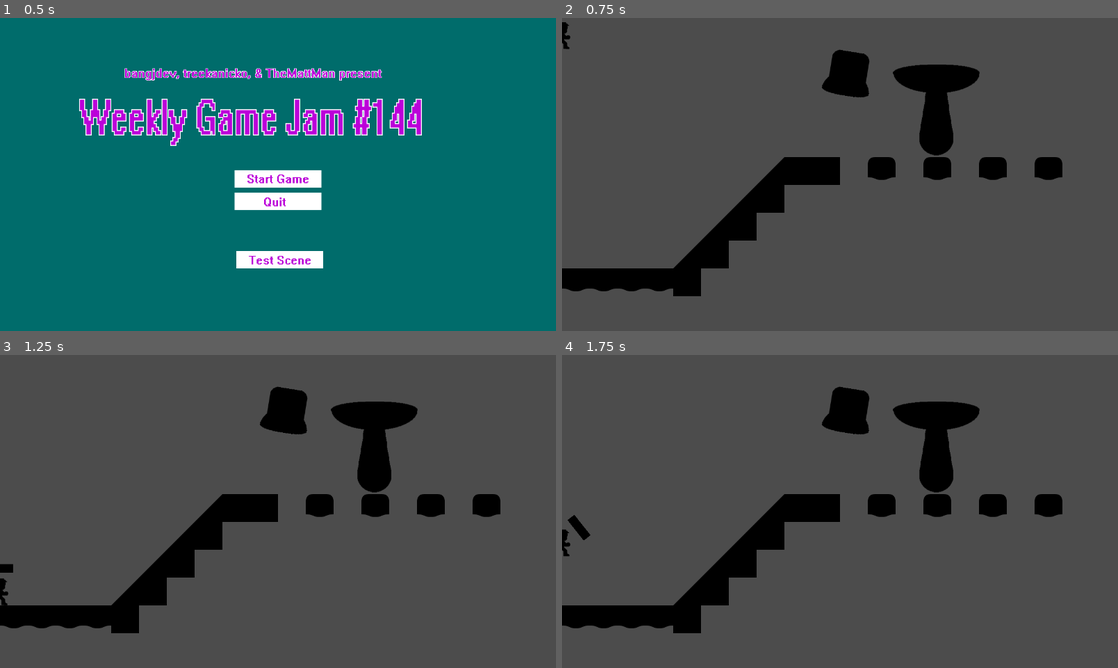
Above: before the commit, frames 1-4 (two rows, left to right).
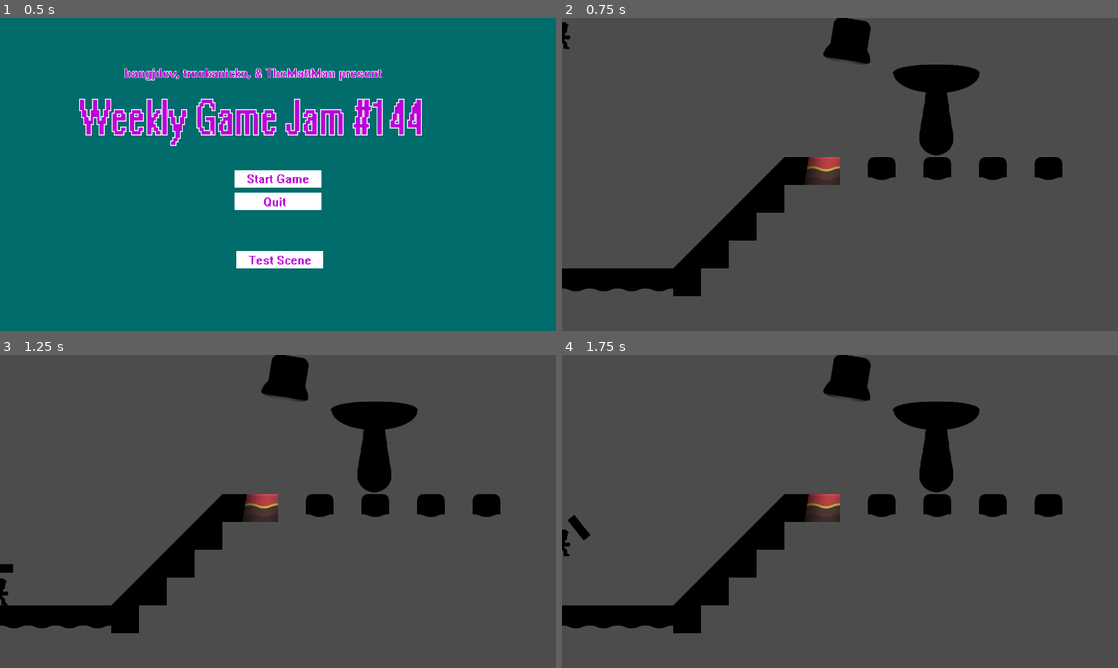
Above: after the commit, the same moments.

Repository: bangjdev/the-guiding-light
Game: Godot game, scene res://Title.tscn
Same seed, same stepped clock (60 frames per second), same inputs: the game is played once before the commit and once after it.
Inputs (mouse positions are in pixels of both pictures, inside the frame that each line leads up to):
- Up to frame 1 (0.5 s): no input
- Up to frame 2 (0.75 s): click (840, 177) at 0.5 s
- Up to frame 3 (1.25 s): no input
- Up to frame 4 (1.75 s): hold Right (p1_mirror_right) from 1.28 s (still down); tap Space (p1_jump) at 1.52 s

Frame 1 is identical in both runs. In frame 2, 2.1% of the frame differs, in the area x 43-56%, y 0-54%; in frame 3, 2.1%; in frame 4, 2.1%.

Commit message:
Add lightsource to solargenerator for testing purpose and fix bug in rotating mirror RotatingMirror had a collision shape type LineCollisionShape, but it's not good because line isn't limited Changed to SegmentCollisionShape, now the lightsource is detecting playerMirrorCollision

Diff:
--- a/LightCast.tscn
+++ b/LightCast.tscn
@@ -11,15 +11,20 @@
 enabled = false
 texture = ExtResource( 1 )
 offset = Vector2( 600, 0 )
+range_item_cull_mask = 7
 script = ExtResource( 2 )
 
 [node name="Ray_Left" type="RayCast2D" parent="Light"]
 position = Vector2( 0, -50 )
 cast_to = Vector2( 8000, 0 )
+collision_mask = 2
 
 [node name="Ray_Mid" type="RayCast2D" parent="Light"]
 cast_to = Vector2( 8000, 0 )
+collision_mask = 2
 
 [node name="Ray_Right" type="RayCast2D" parent="Light"]
 position = Vector2( 0, 50 )
 cast_to = Vector2( 8000, 0 )
+collision_mask = 2
+collide_with_areas = true
--- a/RotatingMirror.tscn
+++ b/RotatingMirror.tscn
@@ -6,7 +6,9 @@
 
 [sub_resource type="RectangleShape2D" id=1]
 
-[sub_resource type="LineShape2D" id=2]
+[sub_resource type="SegmentShape2D" id=2]
+a = Vector2( -97.7877, -0.27858 )
+b = Vector2( 98.2732, -1.07301 )
 
 [node name="RotatingMirror" type="KinematicBody2D"]
 z_index = -1
--- a/SolarGenerator.tscn
+++ b/SolarGenerator.tscn
@@ -1,15 +1,16 @@
-[gd_scene load_steps=7 format=2]
+[gd_scene load_steps=8 format=2]
 
 [ext_resource path="res://script/SolarGenerator.gd" type="Script" id=1]
 [ext_resource path="res://assets/solar_power/solar_panel_generator.png" type="Texture" id=2]
-[ext_resource path="res://assets/light_textures/CircularLight.png" type="Texture" id=3]
+[ext_resource path="res://texture/texture.png" type="Texture" id=3]
+[ext_resource path="res://script/LightCast.gd" type="Script" id=4]
 
-[sub_resource type="OccluderPolygon2D" id=3]
+[sub_resource type="OccluderPolygon2D" id=1]
 polygon = PoolVector2Array( 41.9989, -53.8473, 39.7906, -48.8786, 38.1344, -44.462, 37.0302, -39.8613, 35.9261, -34.708 …(434 unchanged characters)…
 
-[sub_resource type="CircleShape2D" id=1]
+[sub_resource type="CircleShape2D" id=2]
 
-[sub_resource type="CircleShape2D" id=2]
+[sub_resource type="CircleShape2D" id=3]
 
 [node name="SolarGenerator" type="KinematicBody2D"]
 script = ExtResource( 1 )
@@ -19,20 +20,39 @@
 texture = ExtResource( 2 )
 
 [node name="LightOccluder2D" type="LightOccluder2D" parent="GeneratorSprite"]
-occluder = SubResource( 3 )
+occluder = SubResource( 1 )
 
 [node name="GeneratorCollisionShape" type="CollisionShape2D" parent="."]
 scale = Vector2( 5, 5.5 )
-shape = SubResource( 1 )
+shape = SubResource( 2 )
 
 [node name="LightCollisionShape" type="CollisionShape2D" parent="."]
 position = Vector2( 40, 0 )
 scale = Vector2( 1, 5 )
-shape = SubResource( 2 )
+shape = SubResource( 3 )
 
-[node name="CollectionLight" type="Light2D" parent="."]
-position = Vector2( 44.6168, 0 )
+[node name="Light" type="Light2D" parent="."]
+position = Vector2( -12.1925, -0.260681 )
+scale = Vector2( 0.70193, 1 )
 texture = ExtResource( 3 )
-color = Color( 0.403922, 0.937255, 0.964706, 1 )
-energy = 2.0
-shadow_enabled = true
+offset = Vector2( 600, 0 )
+range_item_cull_mask = 7
+script = ExtResource( 4 )
+
+[node name="Ray_Left" type="RayCast2D" parent="Light"]
+position = Vector2( 0, -50 )
+enabled = true
+cast_to = Vector2( 8000, 0 )
+collision_mask = 2
+
+[node name="Ray_Mid" type="RayCast2D" parent="Light"]
+enabled = true
+cast_to = Vector2( 8000, 0 )
+collision_mask = 2
+
+[node name="Ray_Right" type="RayCast2D" parent="Light"]
+position = Vector2( 0, 50 )
+enabled = true
+cast_to = Vector2( 8000, 0 )
+collision_mask = 2
+collide_with_areas = true
--- a/script/LightCast.gd
+++ b/script/LightCast.gd
@@ -17,7 +17,7 @@
 	var hit = false
 	for ray in get_children():
 		if ray.is_colliding():
-			print("Hit " + ray.get_collider().name)
+			print(ray.get_collider().name)
 			hit = true
 
 
--- a/script/SolarGenerator.gd
+++ b/script/SolarGenerator.gd
@@ -3,7 +3,7 @@
 
 
 # Light to turn on if the generator has power
-onready var self_light = get_node("CollectionLight")
+onready var self_light = get_node("Light")
 
 # Variable that dictates if the generator has power
 var has_power = false
@@ -15,13 +15,16 @@
 	return has_power
 
 
+func _ready():
+	pass
+
+
 # Do kinematics
 # (Actually, just check if there is any light shining on it
 func _physics_process(delta):
-
-	if Input.is_action_pressed("debug_key"):
-		has_power = true
-		self_light.enabled = true
-	else:
-		has_power = false
-		self_light.enabled = false
+	if Input.is_action_just_pressed("debug_key"):
+		has_power = not has_power
+		if has_power:
+			self_light.turn_on()
+		else:
+			self_light.turn_off()
--- a/tilemap.tscn
+++ b/tilemap.tscn
@@ -21,7 +21,7 @@
 [node name="Player1" parent="." instance=ExtResource( 2 )]
 
 [node name="SolarGenerator" parent="." instance=ExtResource( 3 )]
-position = Vector2( 659.603, 123.129 )
+position = Vector2( 662.792, 47.9093 )
 rotation = 1.7319
 
 [node name="RotatingMirror" parent="." instance=ExtResource( 4 )]
Not shown: 2 places in Player1.tscn that only renumber resources
